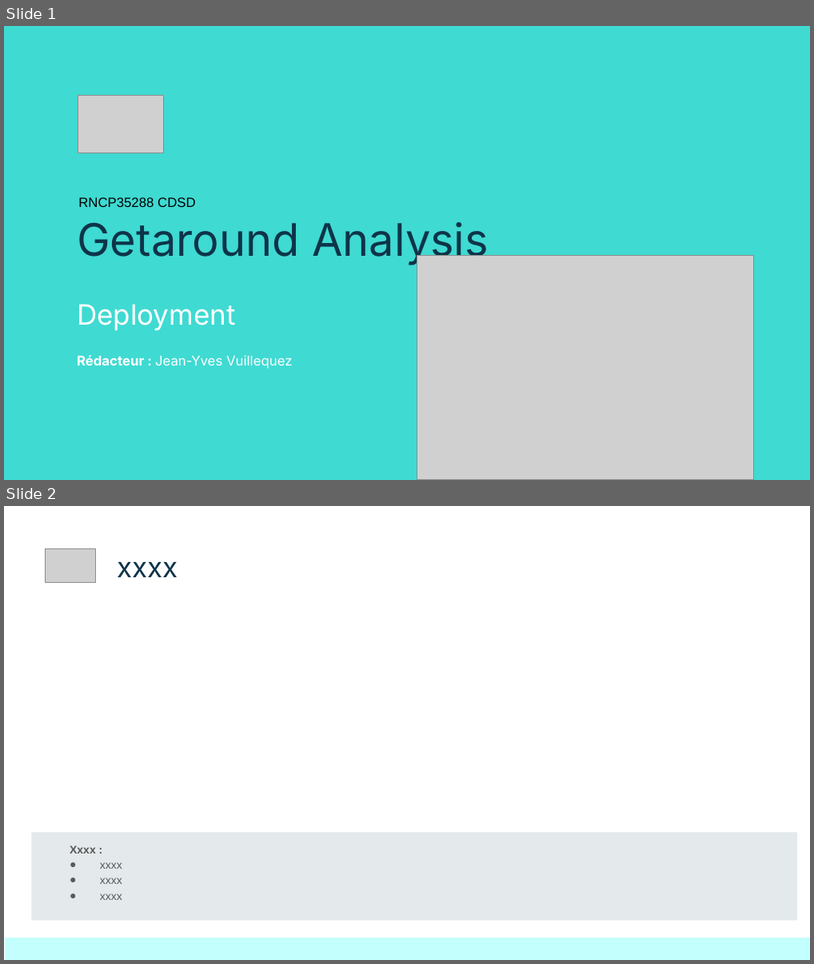
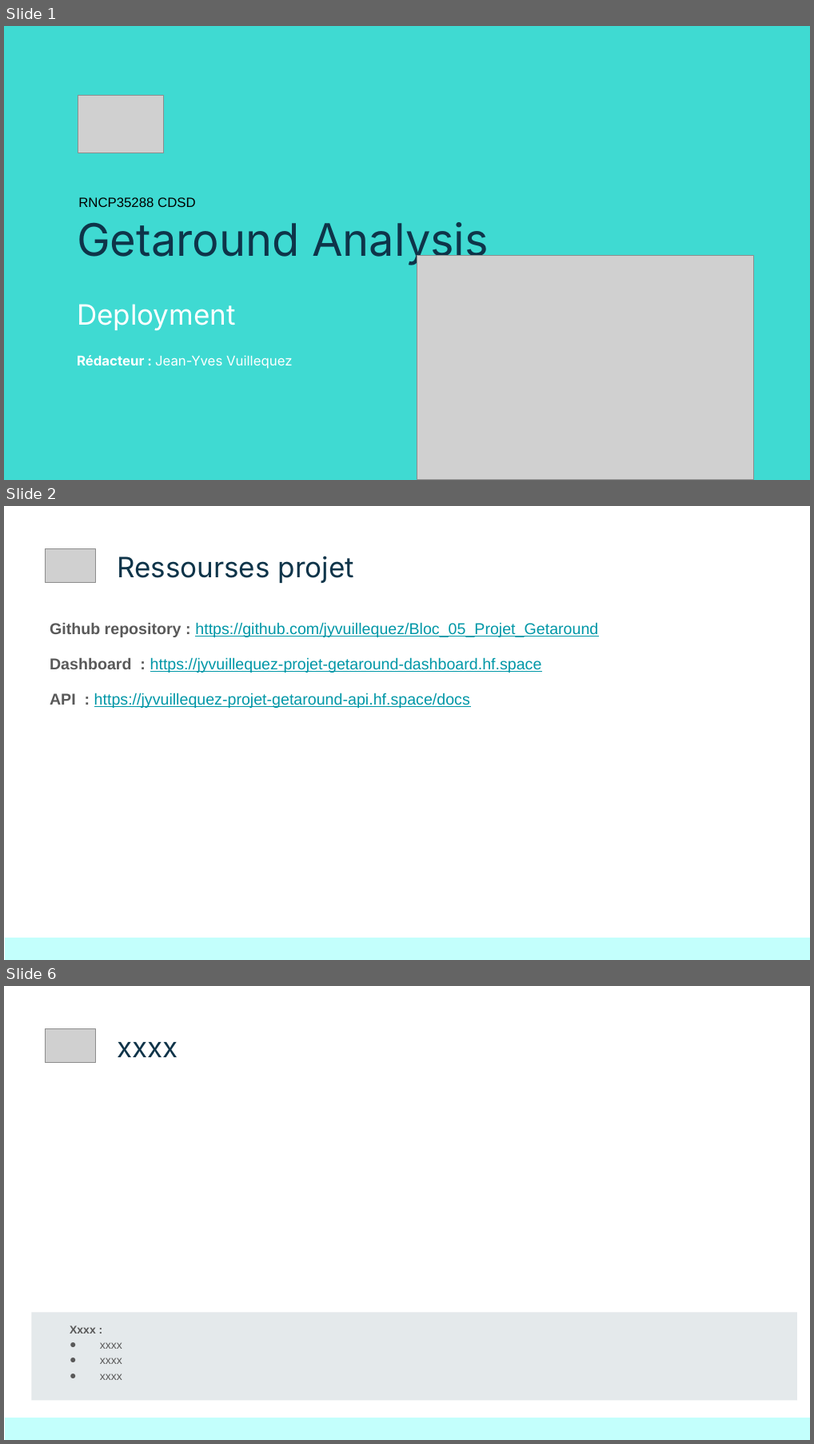
Before and after one commit to jyvuillequez/Bloc_05_Projet_Getaround, a slide deck: présentation/Bloc_05_Projet_Getaround.pptx. Shown one above the other, each under a label of ours: slides 1 and 2 before the commit, slides 1, 2 and 6 after it; the slides between them are not shown. The pictures are 814x964 and 814x1444 pixels, drawn with LibreOffice and Linux fonts; fonts in the diff are those of the drawing; grey boxes stand for pictures. Boxes give left, top, right and bottom in pixels: in the first picture for what was removed or moved away, otherwise in the second. Text is boxed around its words. In the diff, an @@ line names an element or a change of style, - is before the commit and + after.

```diff
--- a/présentation/Bloc_05_Projet_Getaround.pptx
+++ b/présentation/Bloc_05_Projet_Getaround.pptx
@@ slide 2 added at (4,506,810,960), background #FFFFFF @@
@@ picture added at (45,548,96,583) @@
@@ title added at (118,556,354,583), 25 pt, text #0E3449 @@
+Ressourses projet
@@ text added at (50,622,598,708), 14 pt, text #0097A7, underline @@
+Github repository : https://github.com/jyvuillequez/Bloc_05_Projet_Getaround
+Dashboard : https://jyvuillequez-projet-getaround-dashboard.hf.space
+API : https://jyvuillequez-projet-getaround-api.hf.space/docs
@@ rectangle added at (5,937,810,959), fill #C3FFFC @@
@@ what was slide 2 is now slide 6 @@
```
Also in this commit, not shown: 3 other slides added, 1 other file.
